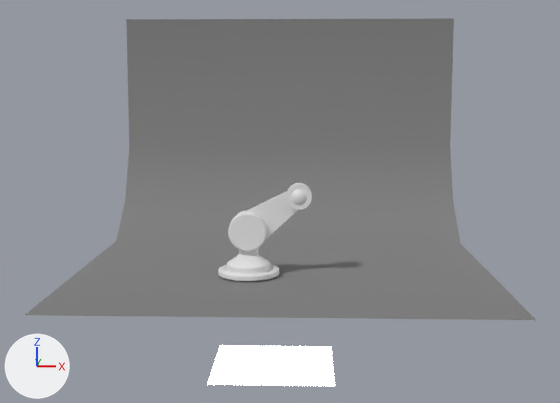
An edit to the Blender file apps/src/builder.blend, drawn before and after from the same camera.
Before and after are seen from a 50 mm lens placed at (0.42, -14.55, 4.13), pointed at (-0.09, 0.75, 1.91). The lights are fixed; the arrows at lower left show +X, +Y and +Z.
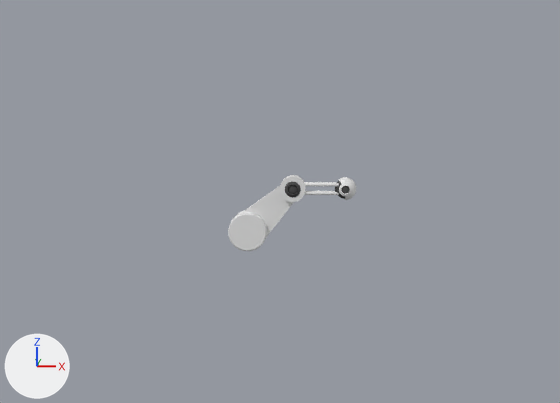
Commit message: / ‘apps/src/builder.blend’

Patch to the scene script:
```diff
--- a/apps/src/builder.blend.py
+++ b/apps/src/builder.blend.py
@@ mat_dark @@
+mat_dark = diffuse_material('dark')
+mat_dark.base_color = (0.0835, 0.0835, 0.0835)  # dark grey #525252
@@ me_circle_003 @@
 me_circle_003.from_pydata(...)  # 105 vertices, 104 faces; spans x -1.0..1.0, y -1.0..1.0, z 0.0..1.1
+me_circle_003.materials.append(mat_dark)  # dark grey #525252
@@ me_cylinder_002 @@
+me_cylinder_002.from_pydata(...)  # a 32-sided cylinder along z spanning x -6.81..-4.81, y -7.15..-5.15, z -1.0..0.61; a 32-sided cylinder along z spanning x -6.81..-4.81, y -1.0..1.0, z -1.0..0.61; a 32-sided cylinder along z spanning x -1.0..1.0, y -7.15..-5.15, z -1.0..0.61; a 32-sided cylinder along z spanning x -1.0..1.0, y -1.0..1.0, z -1.0..0.61
@@ me_sphere_001 @@
+me_sphere_001.from_pydata(...)  # a UV sphere (32 segments, 16 rings, poles along z) spanning x -1.0..1.0, y -1.0..1.0, z -1.0..1.0
+me_sphere_001.polygons.foreach_set('use_smooth', [True] * 512)
+me_sphere_001.materials.append(mat_dark)  # dark grey #525252
@@ me_sphere_002 @@
+me_sphere_002.from_pydata(...)  # 616 vertices, 637 faces; spans x -0.56..1.0, y -1.0..1.0, z -0.92..0.92
+me_sphere_002.polygons.foreach_set('use_smooth', [True] * 637)
@@ me_cylinder_005 @@
+me_cylinder_005.from_pydata(...)  # 610 vertices, 640 faces; spans x -0.59..0.57, y 2.66..3.82, z -0.93..0.83
+me_cylinder_005.polygons.foreach_set('use_smooth', [True] * 640)
+me_cylinder_005.materials.append(mat_dark)  # dark grey #525252
@@ ob_plane_004 @@
 ob_plane_004.scale = (6.09, 1.0, 1.0)
+ob_plane_004.hide_render = True
@@ ob_cylinder @@
 ob_cylinder.location = (-0.66, -0.2, 1.49)
-ob_cylinder.rotation_euler = (-1.567, 0.967, 0.00283)  # degrees (-90, 55, 0.2)
+ob_cylinder.rotation_euler = (-1.567, 0.806, 0.00232)  # degrees (-90, 46, 0.1)
 ob_cylinder.scale = (-0.358, -0.358, -0.21)
@@ ob_circle @@
 _m = ob_circle.modifiers.new('Subsurf', 'SUBSURF')
 _m.levels = 2
+ob_circle.hide_render = True
@@ ob_plane @@
 ob_plane.scale = (3.95, 2.96, 2.96)
+ob_plane.hide_render = True
@@ ob_cylinder_002 @@
+ob_cylinder_002 = bpy.data.objects.new('Cylinder.002', me_cylinder_002)
+ob_cylinder_002.location = (0.82, -0.12, 2.21)
+ob_cylinder_002.rotation_euler = (0.0, 1.571, 0.0)  # degrees (0, 90, 0)
+ob_cylinder_002.scale = (0.0273, 0.0273, 0.435)
@@ ob_sphere @@
+ob_sphere = bpy.data.objects.new('Sphere', me_sphere_001)
+ob_sphere.location = (1.15, -0.2, 2.29)
+ob_sphere.rotation_euler = (-1.571, 0.0, 0.0)  # degrees (-90, 0, 0)
+ob_sphere.scale = (0.185, 0.185, 0.185)
@@ ob_sphere_001 @@
+ob_sphere_001 = bpy.data.objects.new('Sphere.001', me_sphere_002)
+ob_sphere_001.location = (1.15, -0.2, 2.29)
+ob_sphere_001.rotation_euler = (-1.571, 0.0, 0.0)  # degrees (-90, 0, 0)
+ob_sphere_001.scale = (0.212, 0.212, 0.212)
+_m = ob_sphere_001.modifiers.new('EdgeSplit', 'EDGE_SPLIT')
@@ ob_cylinder_003 @@
+ob_cylinder_003 = bpy.data.objects.new('Cylinder.003', me_cylinder_005)
+ob_cylinder_003.location = (-0.66, -0.2, 1.49)
+ob_cylinder_003.rotation_euler = (-1.567, 0.806, 0.00232)  # degrees (-90, 46, 0.1)
+ob_cylinder_003.scale = (-0.358, -0.358, -0.21)
+_m = ob_cylinder_003.modifiers.new('EdgeSplit', 'EDGE_SPLIT')
```

What differs and where, as boxes [x1, y1, x2, y2] in the pictures (560 x 403 px):
'Plane', hidden
    before: [25, 18, 536, 320]
'Plane.004', hidden
    before: [207, 345, 335, 386]
'Cylinder', turned
    before: [228, 183, 312, 251]
    after: [228, 175, 305, 251]
'Circle', hidden
    before: [218, 248, 279, 281]
'Cylinder.002', added
    after: [304, 182, 339, 195]
'Sphere.001', added
    after: [339, 177, 356, 200]
'Cylinder.003', added
    after: [285, 182, 301, 197]
'Sphere', added
    after: [335, 181, 350, 199]
